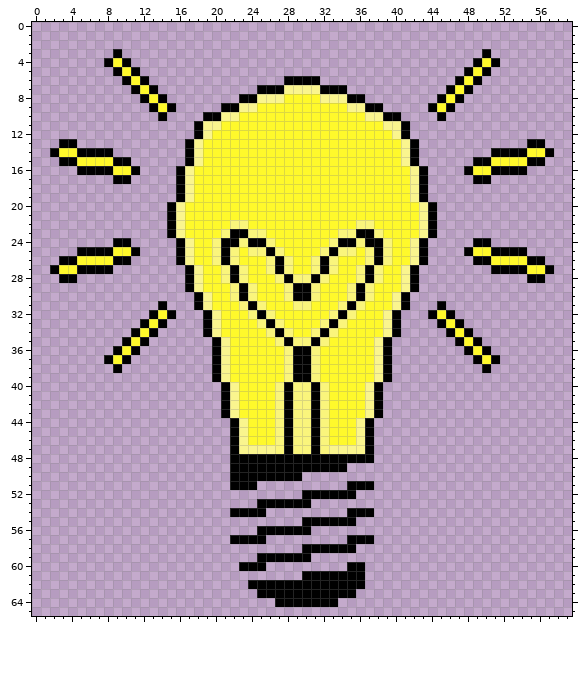
Pixel-art file: assets/lightbulb.aseprite. Above, as it was before the edit.
60x66 pixels, 1 frame.
Once edited:
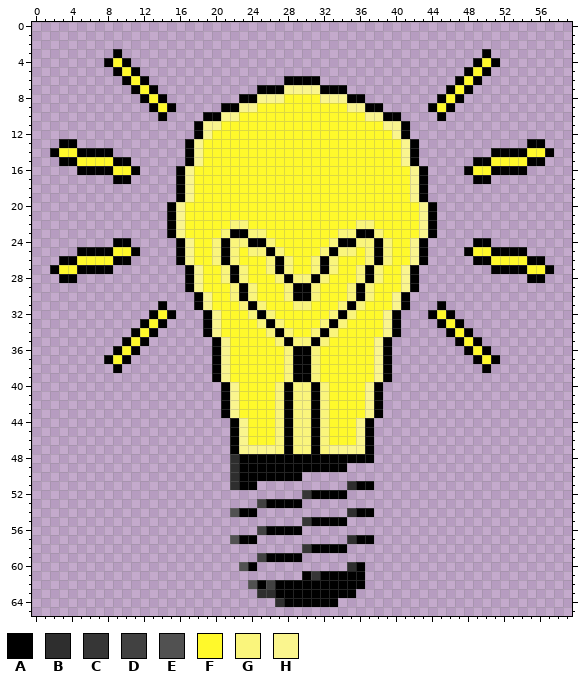
Palette (. is transparent): A #000000  B #2e2e2e  C #363636  D #414141  E #515151  F #fff92b  G #faf57c  H #faf58e
Changes in this commit:
{"change": "layer \"Group 1/main-bulb\" added"}
{"change": "layer \"Group 1/Layer 2\" opacity 32% added"}
{"change": "layer \"Group 1/yellow\" added"}
{"change": "layer \"Group 1/filament\" added"}
{"change": "layer \"main-bulb\" removed"}
{"change": "layer \"yellow\" removed"}
{"change": "layer \"filament\" removed"}
{"y":24,"x":22,"old":"A","new":"G"}
{"y":24,"x":37,"old":"A","new":"G"}
{"y":48,"x":22,"old":"A","new":"B"}
{"y":49,"x":22,"old":"A","new":"B"}
{"y":50,"x":22,"old":"A","new":"B"}
{"y":51,"x":22,"old":"A","new":"B"}
{"y":51,"x":35,"old":"A","new":"B"}
{"y":52,"x":30,"old":"A","new":"C"}
{"y":52,"x":35,"old":"A","new":"."}
{"y":53,"x":25,"old":"A","new":"D"}
{"y":53,"x":30,"old":"A","new":"."}
{"y":54,"x":22,"old":"A","new":"E"}
{"y":54,"x":25,"old":"A","new":"."}
{"y":54,"x":35,"old":"A","new":"B"}
{"y":55,"x":30,"old":"A","new":"C"}
{"y":55,"x":35,"old":"A","new":"."}
{"y":56,"x":25,"old":"A","new":"D"}
{"y":56,"x":30,"old":"A","new":"."}
{"y":57,"x":22,"old":"A","new":"E"}
{"y":57,"x":25,"old":"A","new":"."}
{"y":57,"x":35,"old":"A","new":"B"}
{"y":58,"x":30,"old":"A","new":"C"}
{"y":58,"x":35,"old":"A","new":"."}
{"y":59,"x":25,"old":"A","new":"D"}
{"y":59,"x":30,"old":"A","new":"."}
{"y":60,"x":23,"old":"A","new":"E"}
{"y":60,"x":25,"old":"A","new":"."}
{"y":60,"x":35,"old":"A","new":"B"}
{"y":61,"x":31,"old":"A","new":"C"}
{"y":62,"x":24,"old":"A","new":"E"}
{"y":62,"x":26,"old":"A","new":"D"}
{"y":63,"x":25,"old":"AA","new":"BB"}
{"y":64,"x":27,"old":"A","new":"B"}
{"label":"changed","picture_box":[230,238,239,247]}
{"label":"changed","picture_box":[365,238,374,247]}
{"label":"changed","picture_box":[230,454,356,607]}
